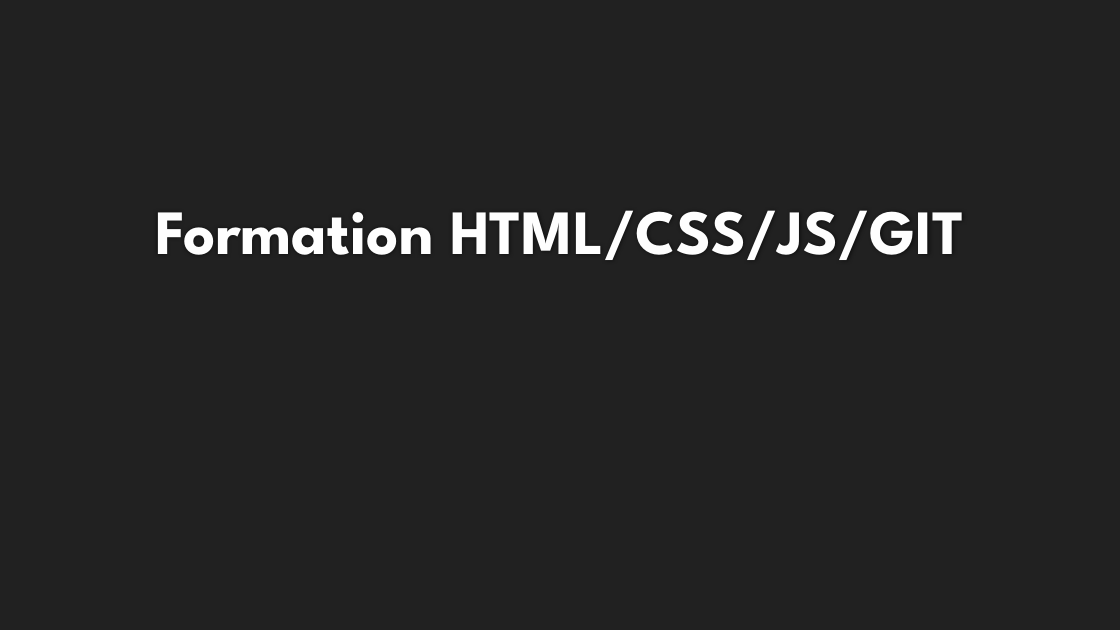
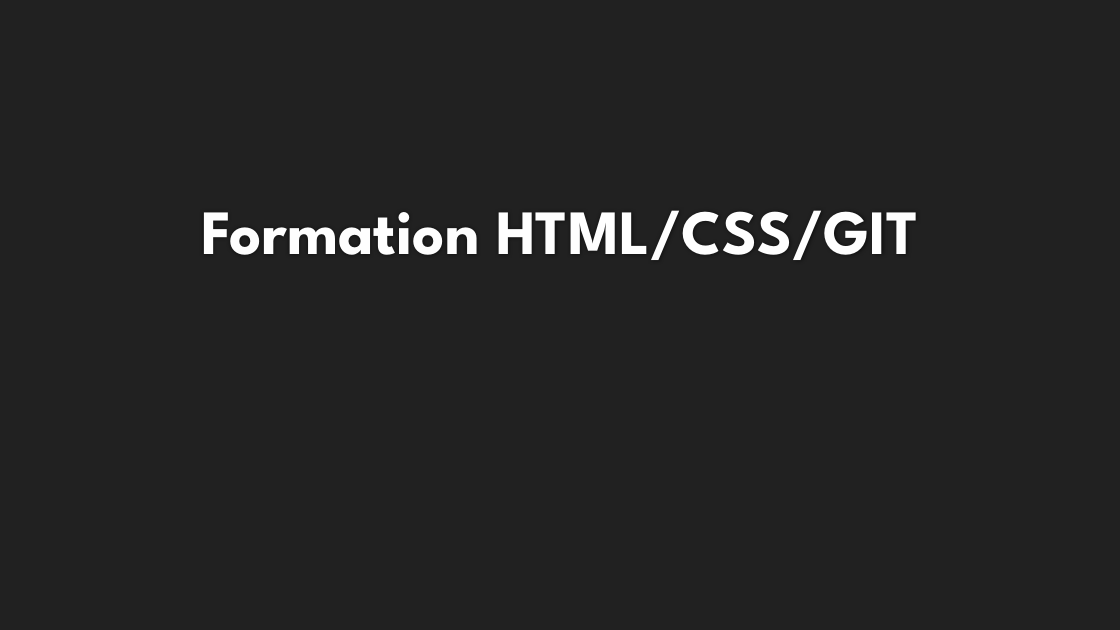
Before and after one commit to mehdiAberkane/Exo-html-css, a slide deck: slide 1 of Formation HTML.pptx. Drawn at 1120x630 pixels with LibreOffice and Linux fonts; fonts in the diff are those of the drawing; background and template pictures are left out. Boxes give left, top, right and bottom in pixels: in the first picture for what was removed or moved away, otherwise in the second. Text is boxed around its words. In the diff, an @@ line names an element or a change of style, - is before the commit and + after.

```diff
--- a/Formation HTML.pptx
+++ b/Formation HTML.pptx
@@ title at <box>201,210,918,260</box>: text changed @@
-Formation HTML/CSS/JS/GIT
+Formation HTML/CSS/GIT
```
Also in this commit, not shown: 1 slide removed, 2 other files.
